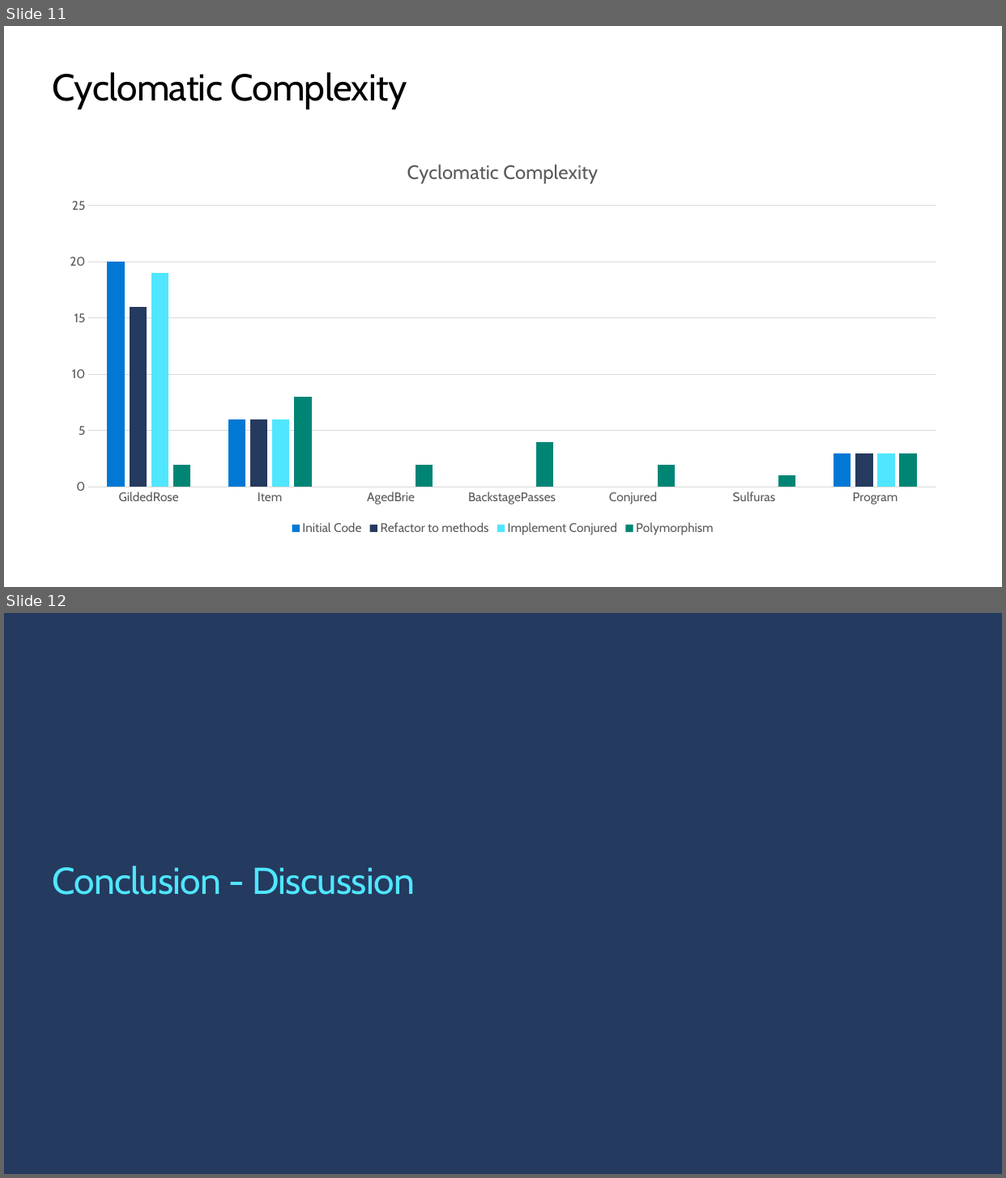
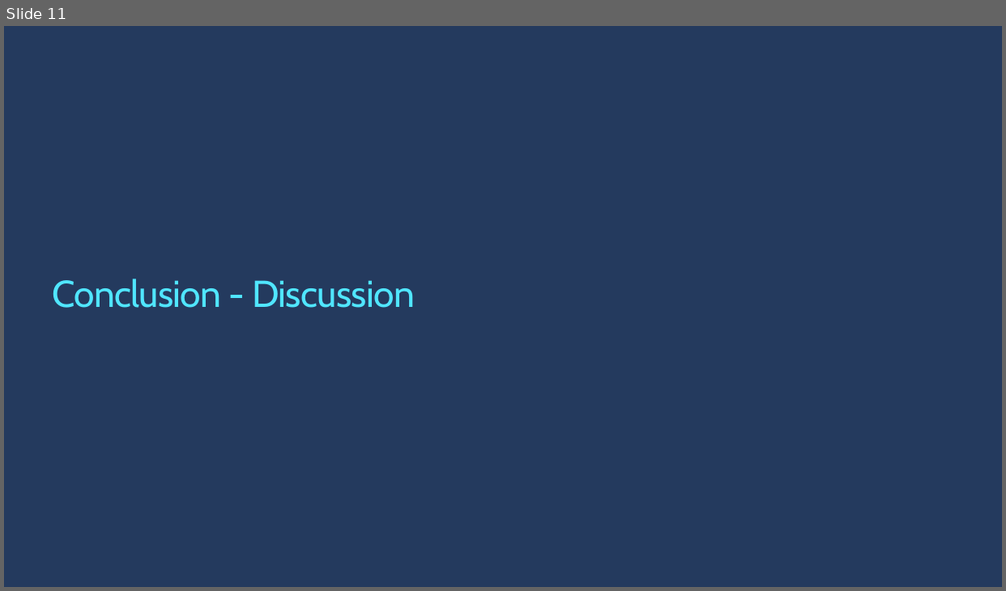
Before and after one commit to ondfisk/BDSA2021, a slide deck: Slides/The Gilded Rose - Recap.pptx. Shown one above the other, each under a label of ours: slides 11 and 12 before the commit, slide 11 after it. The pictures are 1006x1178 and 1006x591 pixels, drawn with LibreOffice and Linux fonts; fonts in the diff are those of the drawing; background and template pictures are left out. Boxes give left, top, right and bottom in pixels: in the first picture for what was removed or moved away, otherwise in the second. Text is boxed around its words. In the diff, an @@ line names an element or a change of style, - is before the commit and + after.

```diff
--- a/Slides/The Gilded Rose - Recap.pptx
+++ b/Slides/The Gilded Rose - Recap.pptx
@@ slide 11 removed at (4, 26, 1002, 587), background #FFFFFF @@
@@ title removed at (52, 72, 407, 109) @@
-Cyclomatic Complexity
@@ column chart removed at (52, 143, 954, 540) @@
-title "Cyclomatic Complexity "
-categories: GildedRose, Item, AgedBrie, BackstagePasses, Conjured, Sulfuras, Program
-Initial Code: 20, 6, -, -, -, -, 3
-Refactor to methods: 16, 6, -, -, -, -, 3
-Implement Conjured: 19, 6, -, -, -, -, 3
-Polymorphism: 2, 8, 2, 4, 2, 1, 3
@@ what was slide 12 is now slide 11 @@
```
Also in this commit, not shown: 1 slide added, 1 other slide removed, 45 other files.
